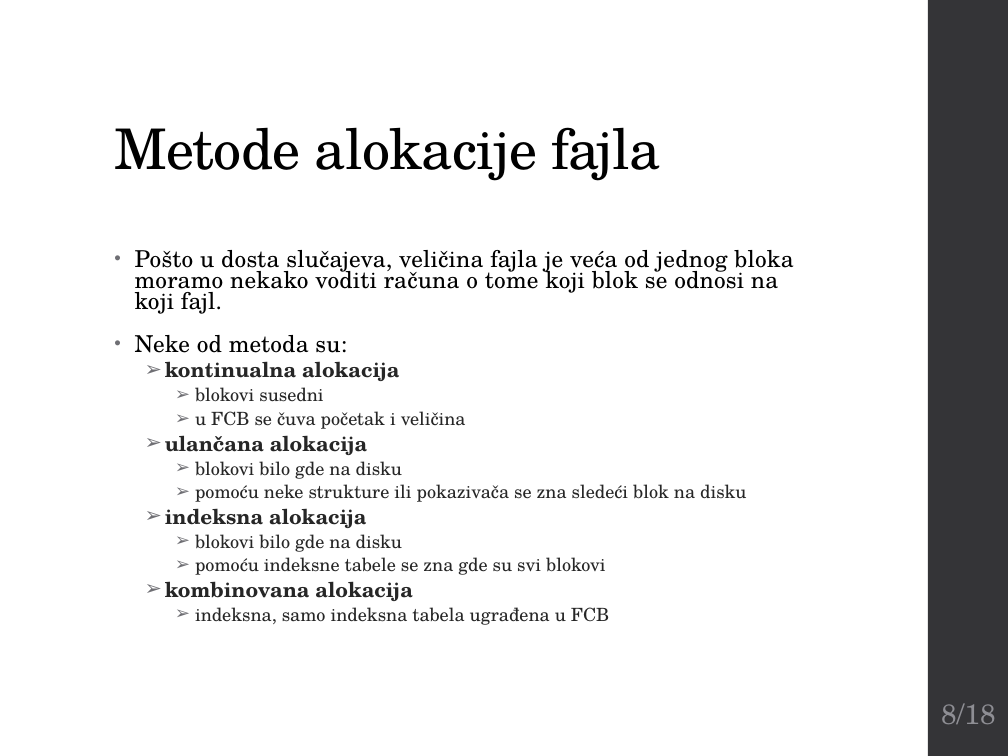
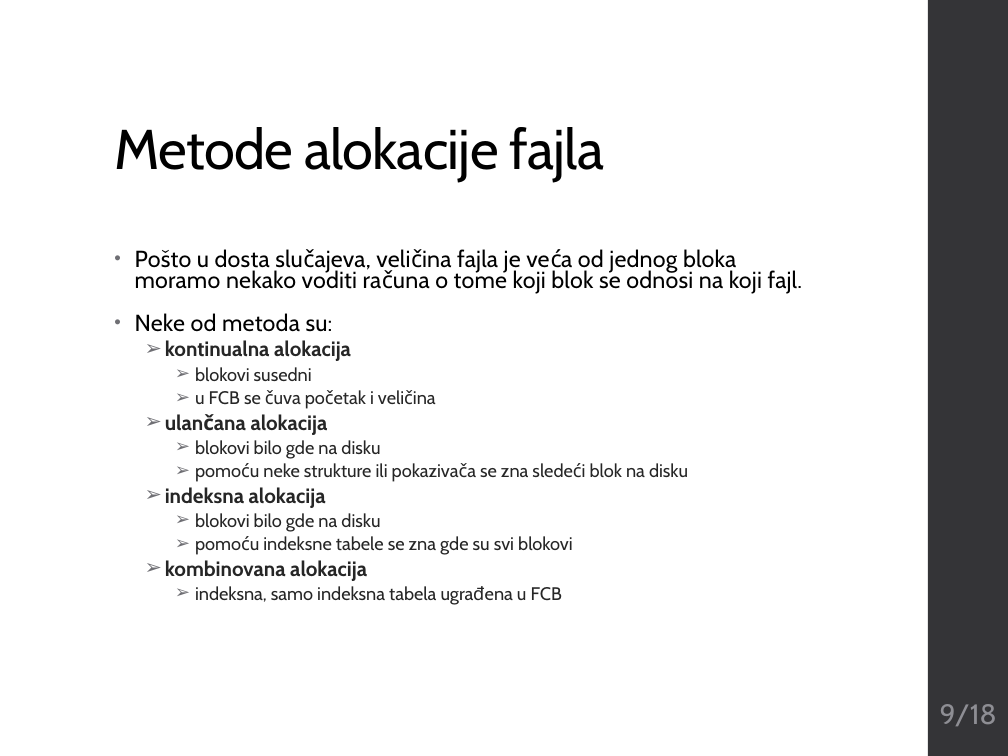
Before and after one commit to matejabogdanovic/University, a slide deck: slide 9 of Year3/Semester5/PPK/4-3_Fajl sistemi na operativnom sistemu Windows.pptx (slide 8 before the commit). Drawn at 1008x756 pixels with LibreOffice and Linux fonts; fonts in the diff are those of the drawing. Boxes give left, top, right and bottom in pixels: in the first picture for what was removed or moved away, otherwise in the second. Text is boxed around its words. In the diff, an @@ line names an element or a change of style, - is before the commit and + after.

```diff
--- a/Year3/Semester5/PPK/4-3_Fajl sistemi na operativnom sistemu Windows.pptx
+++ b/Year3/Semester5/PPK/4-3_Fajl sistemi na operativnom sistemu Windows.pptx
@@ title "Metode alokacije fajla" at (x1=114, y1=127, x2=604, y2=181): font TeX Gyre Schola to Cabin @@
@@ text "Pošto u dosta slučajeva, veličina ..." at (x1=135, y1=249, x2=803, y2=602): font TeX Gyre Schola to Cabin @@
@@ page number at (x1=940, y1=704, x2=997, y2=726): text changed; font TeX Gyre Schola to Cabin @@
-8/18
+9/18
```
Also in this commit, not shown: 17 other slides changed, 1 other file.
